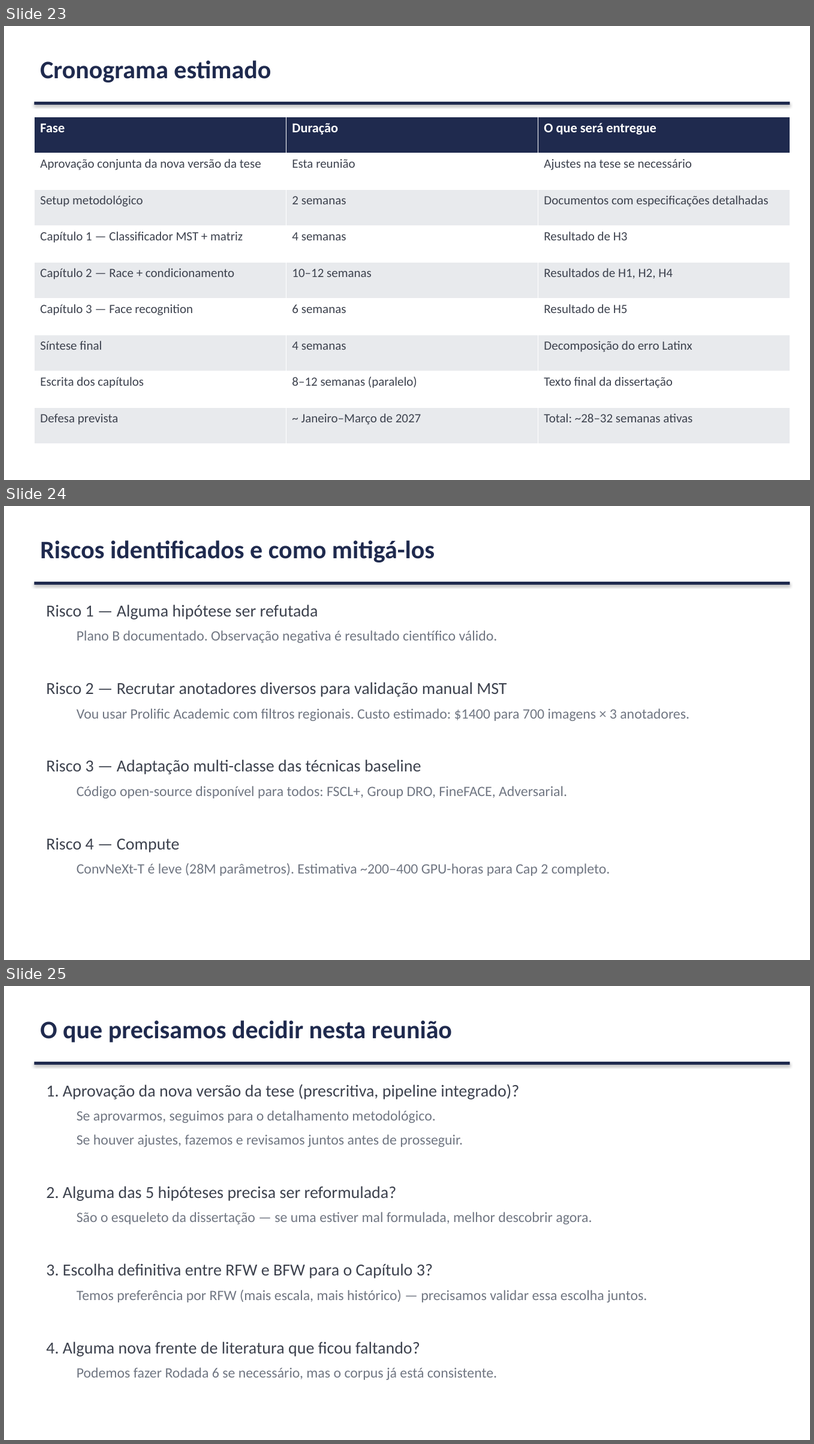
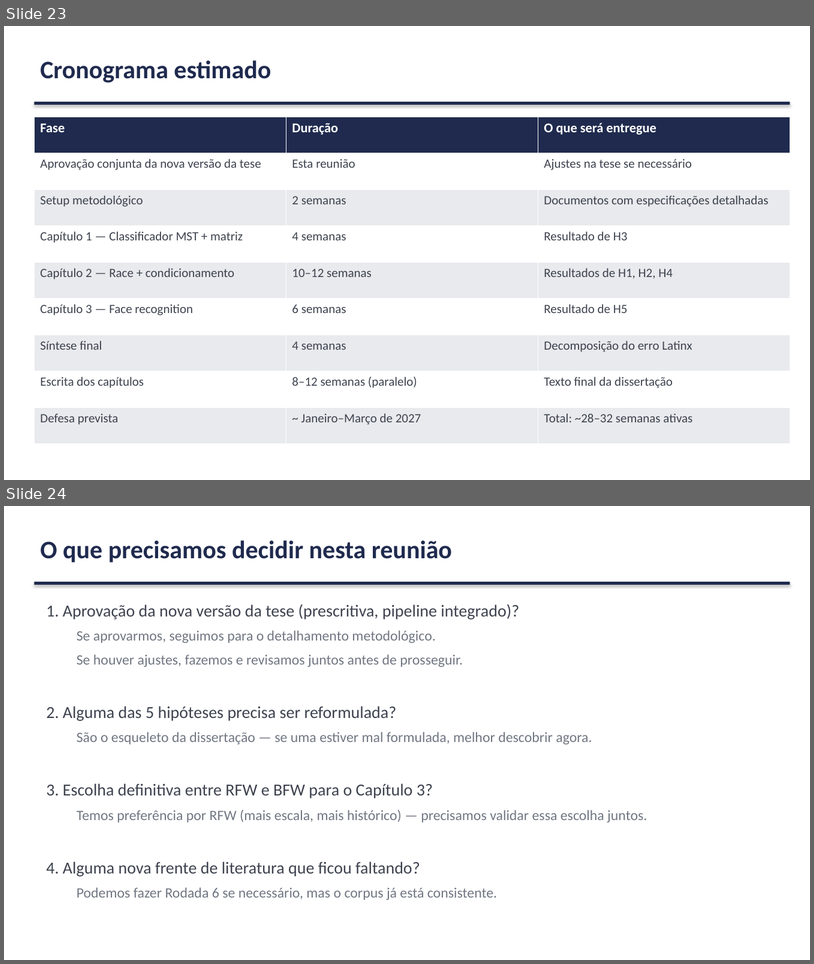
Before and after one commit to marcellozzetti/Facial-Recognition-Models-Mitigating-Bias, a slide deck: docs/ativo/material_reuniao_orientador_v3.2.1.pptx. Shown one above the other, each under a label of ours: slides 23, 24 and 25 before the commit, slides 23 and 24 after it. The pictures are 814x1444 and 814x964 pixels, drawn with LibreOffice and Linux fonts; fonts in the diff are those of the drawing. Boxes give left, top, right and bottom in pixels: in the first picture for what was removed or moved away, otherwise in the second. Text is boxed around its words. In the diff, an @@ line names an element or a change of style, - is before the commit and + after.

```diff
--- a/docs/ativo/material_reuniao_orientador_v3.2.1.pptx
+++ b/docs/ativo/material_reuniao_orientador_v3.2.1.pptx
@@ slide 24 removed at <box>4,506,810,960</box>, background #FFFFFF @@
@@ text removed at <box>40,540,435,562</box> @@
-Riscos identificados e como mitigá-los
@@ rectangle removed at <box>34,582,791,585</box> @@
@@ text removed at <box>46,604,690,876</box> @@
-Risco 1 — Alguma hipótese ser refutada
-  Plano B documentado. Observação negativa é resultado científico válido.
-Risco 2 — Recrutar anotadores diversos para validação manual MST
-  Vou usar Prolific Academic com filtros regionais. Custo estimado: $1400 para 700 imagens × 3 anotadores.
-Risco 3 — Adaptação multi-classe das técnicas baseline
-  Código open-source disponível para todos: FSCL+, Group DRO, FineFACE, Adversarial.
-Risco 4 — Compute
-  ConvNeXt-T é leve (28M parâmetros). Estimativa ~200–400 GPU-horas para Cap 2 completo.
@@ what was slide 25 is now slide 24 @@
```
Also in this commit, not shown: 5 slides changed, 8 slides added, 1 other file.
